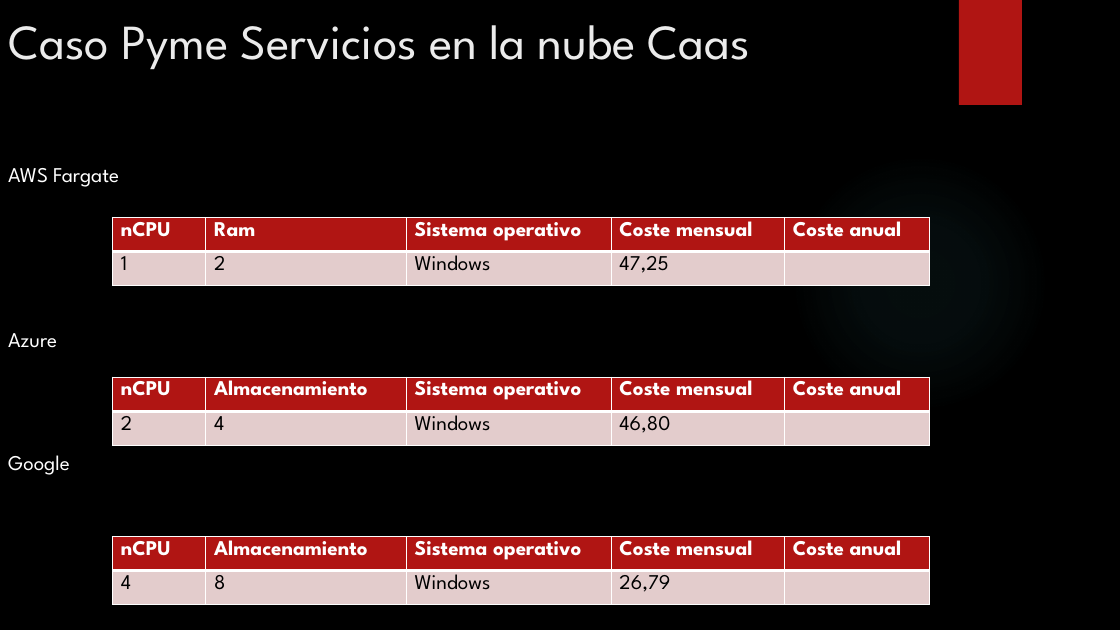
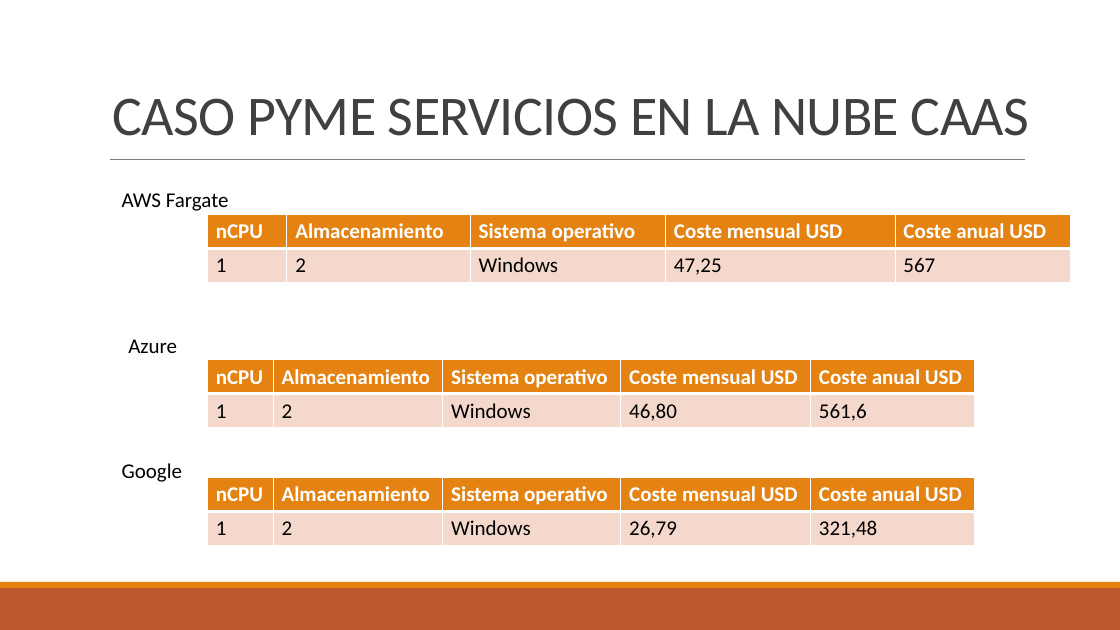
Before and after one commit to Jefer698/Solemne-3-Optativo, a slide deck: slide 9 of OPTATIVO DE ESPECIALIDAD presentacion s3.pptx. Drawn at 1120x630 pixels with LibreOffice and Linux fonts; fonts in the diff are those of the drawing; background and template pictures are left out. Boxes give left, top, right and bottom in pixels: in the first picture for what was removed or moved away, otherwise in the second. Text is boxed around its words. In the diff, an @@ line names an element or a change of style, - is before the commit and + after.

```diff
--- a/OPTATIVO DE ESPECIALIDAD presentacion s3.pptx
+++ b/OPTATIVO DE ESPECIALIDAD presentacion s3.pptx
@@ background picture (left out) to #FFFFFF @@
@@ rectangle removed at (x1=959, y1=0, x2=1022, y2=105) @@
@@ title "CASO PYME SERVICIOS EN LA ..." at (x1=112, y1=98, x2=1030, y2=136): vertical alignment top to bottom @@
@@ title at (x1=112, y1=98, x2=1030, y2=136): text changed; size 42 to 48 pt; font League Spartan to Calibri; text colour #EBEBEB to #404040 @@
-Caso Pyme Servicios en la nube Caas
+CASO PYME SERVICIOS EN LA NUBE CAAS
@@ line added from (110, 160) to (1026, 160), #808080 0.5 pt @@
@@ font League Spartan to Calibri, text colour #FFFFFF to #000000 in 3 elements at (x1=128, y1=339, x2=177, y2=353), (x1=122, y1=463, x2=182, y2=482), (x1=122, y1=193, x2=229, y2=211) @@
@@ text "AWS Fargate" moved from (x1=8, y1=168, x2=119, y2=187) to (x1=122, y1=193, x2=229, y2=211) @@
@@ ellipse removed at (x1=791, y1=154, x2=1049, y2=413) @@
@@ table at (x1=208, y1=214, x2=1071, y2=282) @@
-row 1: nCPU | Ram | Sistema operativo | Coste mensual | Coste anual
+row 1: nCPU | Almacenamiento | Sistema operativo | Coste mensual USD | Coste anual USD
-row 2, column 5: 
+row 2, column 5: 567
@@ fill #B01513 to #E48312 in row 1 @@
@@ fill #E4CCCC to #F5D9CC in row 2 @@
@@ font League Spartan to Calibri in "nCPU", "Sistema operativo", "1", "2" and 2 more places @@
@@ table resized from (x1=113, y1=218, x2=930, y2=400) to (x1=208, y1=214, x2=1071, y2=282) @@
@@ text "Azure" moved from (x1=8, y1=333, x2=57, y2=348) to (x1=128, y1=339, x2=177, y2=353) @@
@@ table at (x1=208, y1=360, x2=975, y2=428) @@
-row 1, column 4: Coste mensual
+row 1, column 4: Coste mensual USD
-row 1, column 5: Coste anual
+row 1, column 5: Coste anual USD
-row 2: 2 | 4 | Windows | 46,80 | 
+row 2: 1 | 2 | Windows | 46,80 | 561,6
@@ fill #B01513 to #E48312 in row 1 @@
@@ fill #E4CCCC to #F5D9CC in row 2 @@
@@ font League Spartan to Calibri in "nCPU", "Almacenamiento", "Sistema operativo", "Windows" and 1 more places @@
@@ table resized from (x1=113, y1=377, x2=930, y2=445) to (x1=208, y1=360, x2=975, y2=428) @@
@@ text "Google" moved from (x1=8, y1=455, x2=70, y2=475) to (x1=122, y1=463, x2=182, y2=482) @@
@@ table at (x1=208, y1=478, x2=975, y2=546) @@
-row 1, column 4: Coste mensual
+row 1, column 4: Coste mensual USD
-row 1, column 5: Coste anual
+row 1, column 5: Coste anual USD
-row 2: 4 | 8 | Windows | 26,79 | 
+row 2: 1 | 2 | Windows | 26,79 | 321,48
@@ fill #B01513 to #E48312 in row 1 @@
@@ fill #E4CCCC to #F5D9CC in row 2 @@
@@ font League Spartan to Calibri in "nCPU", "Almacenamiento", "Sistema operativo", "Windows" and 1 more places @@
@@ table resized from (x1=113, y1=537, x2=930, y2=605) to (x1=208, y1=478, x2=975, y2=546) @@
@@ rectangle added at (x1=0, y1=588, x2=1120, y2=630), fill #BD582C @@
@@ rectangle added at (x1=0, y1=582, x2=1120, y2=588), fill #E48312 @@
```
Also in this commit, not shown: 9 other slides changed, 1 slide added, 1 slide removed, 2 other files.
